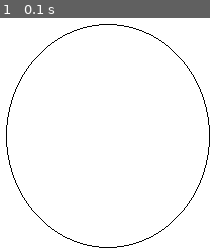
Above: before the commit, frame 1.
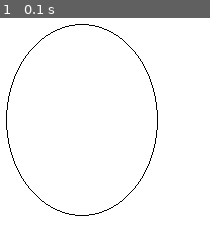
Above: after the commit, the same moment.

Repository: StellaSlater241203/GroupEProject
Game: pygame game, started from Face Dataset Generator.py
Two runs of this game, one before a commit and one after it. Both use one fixed random seed, a clock stepped at 60 frames per second and the inputs below.
Inputs:
- Up to frame 1 (0.1 s): no input

The runs differ from the first frame. In frame 1, 2.2% of the frame differs, in the area x 2-100%, y 2-100%.

Commit message:
me when i when uhh when she when i

Diff:
--- a/Face Dataset Generator.py
+++ b/Face Dataset Generator.py
@@ -22,8 +22,10 @@
 
 #Draw face outline
 def face_outline(surface):
-    rect = pygame.Rect(FACE_LEFT, FACE_TOP, FACE_RIGHT, FACE_BOTTOM) # compute bounding rectangle for the ellipse
-    pygame.draw.ellipse(surface, black, rect, 1) # draw the ellipse outline
+    Face_rect = pygame.Rect(52, 32, 152, 192) # compute bounding rectangle for the ellipse
+    Face_Outline_Surface = pygame.Surface(Face_rect.size, pygame.SRCALPHA)
+    pygame.draw.ellipse(Face_Outline_Surface, black, (0, 0, *Face_rect.size), 1) # draw the ellipse outline
+    surface.blit(Face_Outline_Surface, Face_Outline_Surface.get_rect(center = Face_rect.center))
 
 
 #Pregenerated face seeds:
--- a/pygametest3.py
+++ b/pygametest3.py
@@ -36,7 +36,8 @@
     nose = pygame.draw.polygon(surface, colour, [point1, point2, point3], 1)
 
 def draw_mouth(surface, colour, center, width, height):
-    mouth = (pygame.draw.line(surface, colour, (center[0] - width // 2, center[1]), (center[0] + width // 2, center[1]), 1), pygame.draw.circle(surface, colour, center, width // 2, 1, draw_top_right=False, draw_top_left=False, draw_bottom_right=True, draw_bottom_left=True))
+    mouth = (pygame.draw.line(surface, colour, (center[0] - width // 2, center[1]), (center[0] + width // 2, center[1]), 1),
+    pygame.draw.circle(surface, colour, center, width // 2, 1, draw_top_right=False, draw_top_left=False, draw_bottom_right=True, draw_bottom_left=True))
 
 
 
